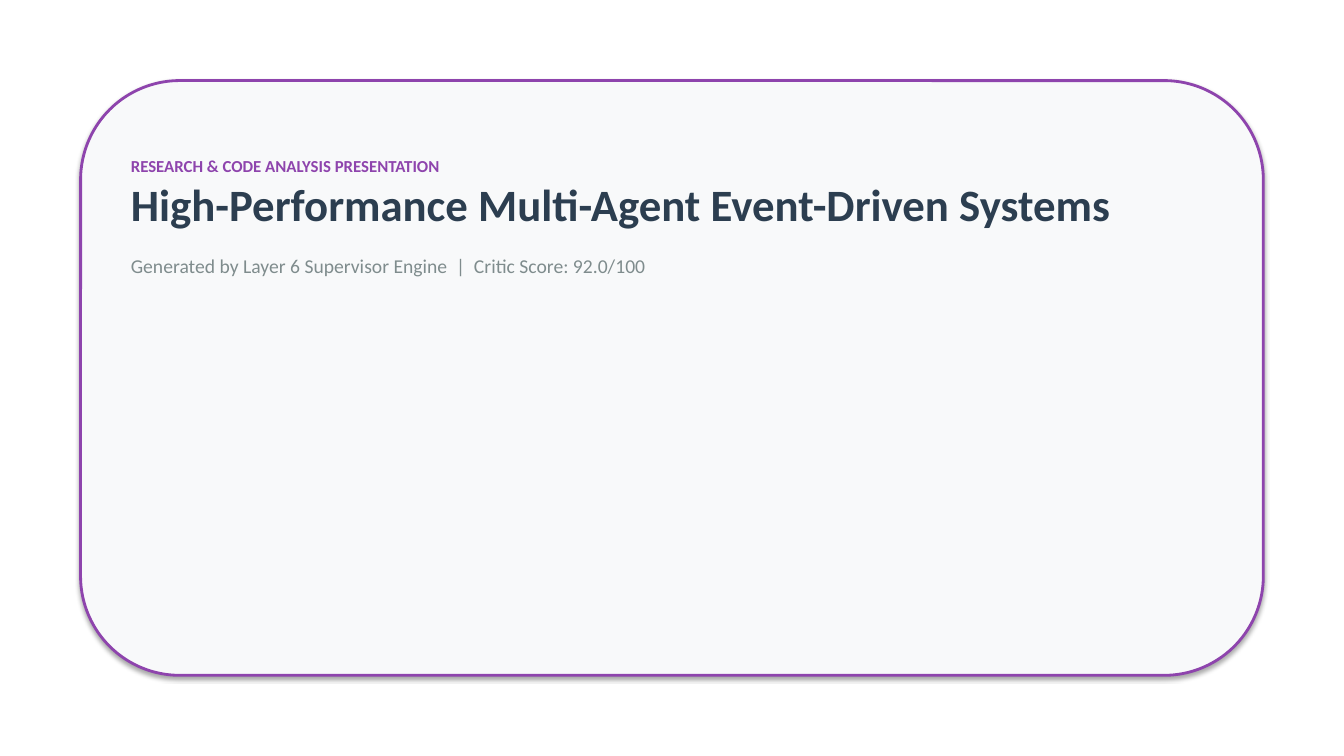
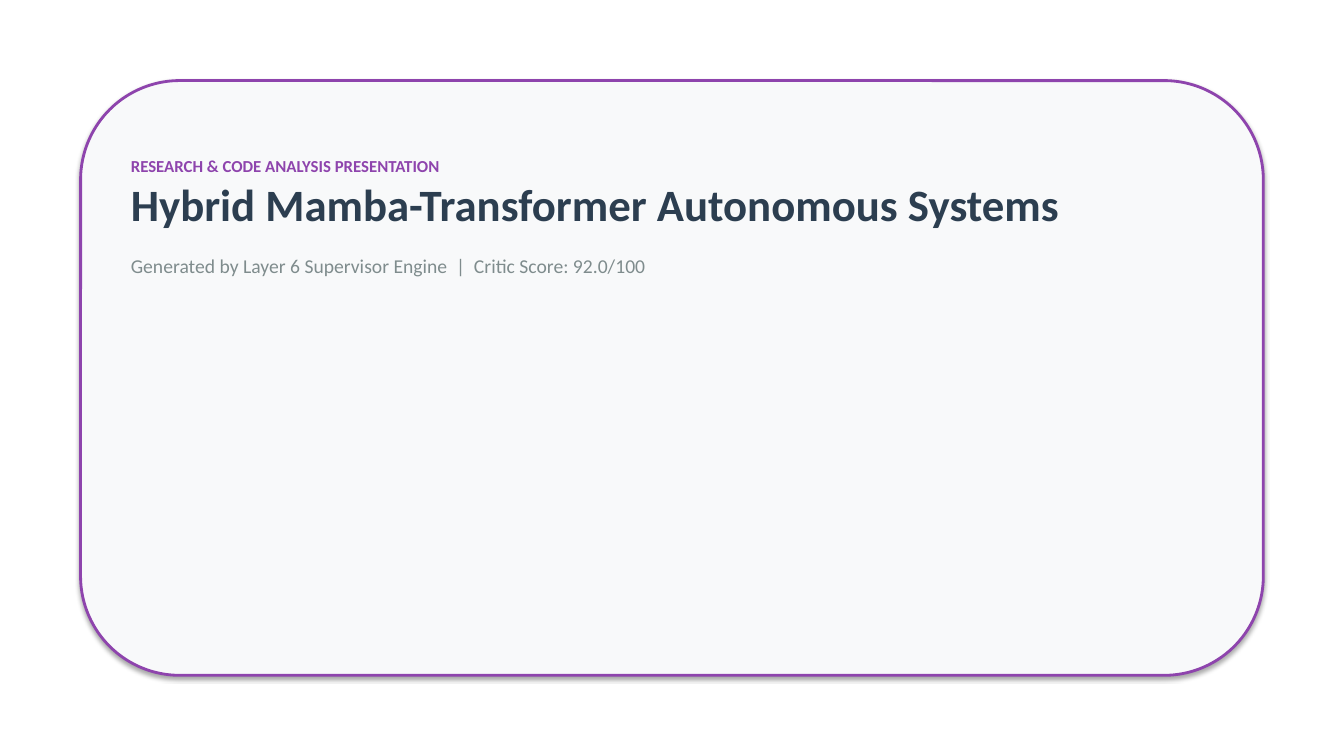
Before and after one commit to rahulkumar-andc/resercher-campanion, a slide deck: slide 1 of output/Presentation.pptx. Drawn at 1344x756 pixels with LibreOffice and Linux fonts; fonts in the diff are those of the drawing. Boxes give left, top, right and bottom in pixels: in the first picture for what was removed or moved away, otherwise in the second. Text is boxed around its words. In the diff, an @@ line names an element or a change of style, - is before the commit and + after.

Commit message:
feat: Implement Hybrid Mamba-Transformer Neural Engine

```diff
--- a/output/Presentation.pptx
+++ b/output/Presentation.pptx
@@ text at [131,189,1059,228]: text changed @@
-High-Performance Multi-Agent Event-Driven Systems
+Hybrid Mamba-Transformer Autonomous Systems
```
Also in this commit, not shown: 1 other slide changed, 7 other files.
